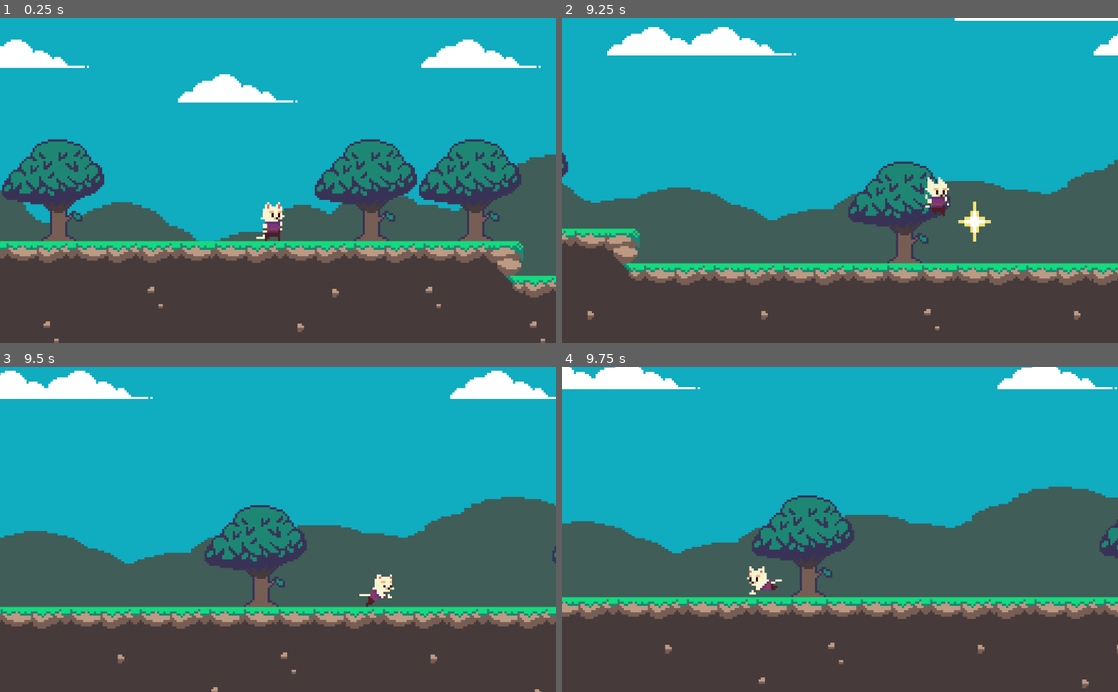
Above: before the commit, frames 1-4 (two rows, left to right).
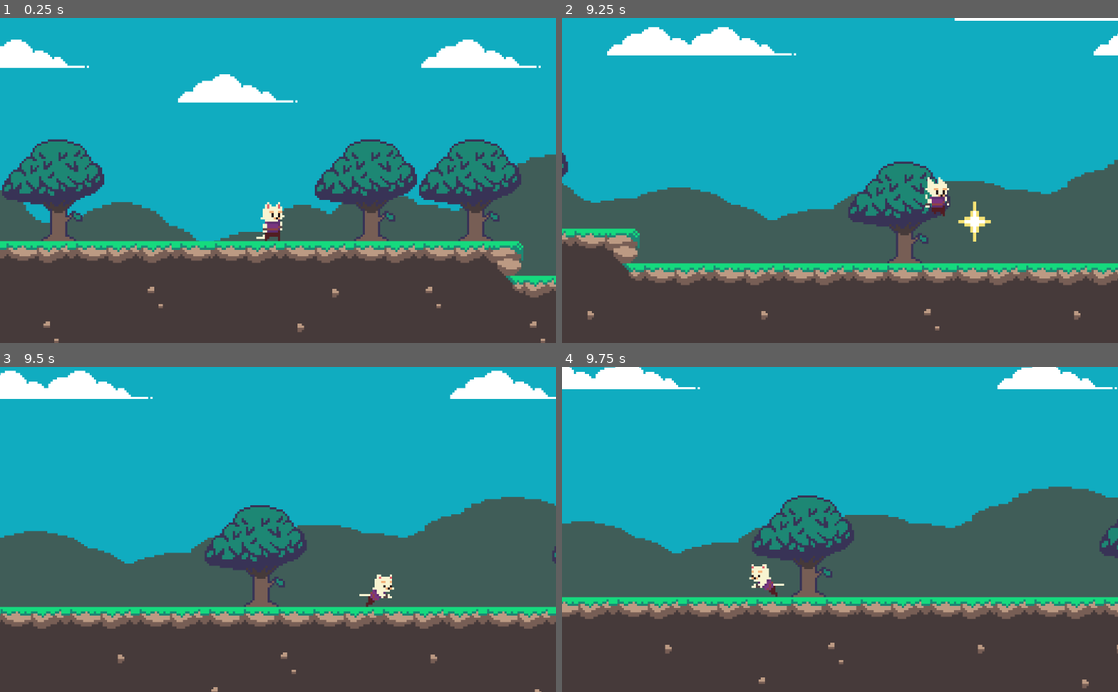
Above: after the commit, the same moments.

Repository: MaximoYT201/Game
Game: Godot game, scene res://Scenes/Mundo1.tscn
Same seed, same stepped clock (60 frames per second), same inputs: the game is played once before the commit and once after it.
Inputs:
- Up to frame 1 (0.25 s): no input
- Up to frame 2 (9.25 s): hold Shift 0.53-1.28 s; hold Right 0.53-2.03 s; tap Space at 0.77, 1.52, 3.02, 3.77, 4.52, 6.02, 6.77, 7.52, 9.02 s; tap J every 1.5 s from 1.35 to 8.85 s; hold Left 2.03-2.78 s; hold Shift 2.03-2.78 s; hold Right 2.78-4.28 s; hold Shift 3.53-4.28 s; hold Left 4.28-5.03 s; hold Right 5.03-5.78 s; hold Shift 5.03-5.78 s; hold Left 5.78-7.28 s; hold Shift 6.53-7.28 s; hold Right from 7.28 s (still down); hold Shift 8.03-8.78 s
- Up to frame 3 (9.5 s): keep holding Right
- Up to frame 4 (9.75 s): release Right at 9.53 s; hold Left from 9.53 s (still down); hold Shift from 9.53 s (still down)

Frames 1-3 are identical in both runs. In frame 4, 0.2% of the frame differs, in the area x 33-40%, y 60-71%.

Commit message:
animacion pequeña del dash

Diff:
--- a/Scenes/Player.tscn
+++ b/Scenes/Player.tscn
@@ -1,10 +1,52 @@
-[gd_scene load_steps=11 format=2]
+[gd_scene load_steps=12 format=2]
 
 [ext_resource path="res://FreeCatCharacterAnimations/1_Cat_Idle-Sheet.png" type="Texture" id=1]
 [ext_resource path="res://FreeCatCharacterAnimations/FreeCatCharacterAnimations/2_Cat_Run-Sheet.png" type="Texture" id=2]
 [ext_resource path="res://FreeCatCharacterAnimations/FreeCatCharacterAnimations/3_Cat_Jump-Sheet.png" type="Texture" id=3]
 [ext_resource path="res://FreeCatCharacterAnimations/FreeCatCharacterAnimations/4_Cat_Fall-Sheet.png" type="Texture" id=4]
 
+[sub_resource type="Animation" id=7]
+resource_name = "Dash"
+length = 0.55
+loop = true
+step = 0.005
+tracks/0/type = "value"
+tracks/0/path = NodePath("Sprite:texture")
+tracks/0/interp = 1
+tracks/0/loop_wrap = true
+tracks/0/imported = false
+tracks/0/enabled = true
+tracks/0/keys = {
+"times": PoolRealArray( 0 ),
+"transitions": PoolRealArray( 1 ),
+"update": 1,
+"values": [ ExtResource( 2 ) ]
+}
+tracks/1/type = "value"
+tracks/1/path = NodePath("Sprite:hframes")
+tracks/1/interp = 1
+tracks/1/loop_wrap = true
+tracks/1/imported = false
+tracks/1/enabled = true
+tracks/1/keys = {
+"times": PoolRealArray( 0 ),
+"transitions": PoolRealArray( 1 ),
+"update": 1,
+"values": [ 10 ]
+}
+tracks/2/type = "value"
+tracks/2/path = NodePath("Sprite:frame")
+tracks/2/interp = 1
+tracks/2/loop_wrap = true
+tracks/2/imported = false
+tracks/2/enabled = true
+tracks/2/keys = {
+"times": PoolRealArray( 0, 0.07, 0.125, 0.18, 0.235, 0.3, 0.355, 0.415, 0.475 ),
+"transitions": PoolRealArray( 1, 1, 1, 1, 1, 1, 1, 1, 1 ),
+"update": 1,
+"values": [ 0, 1, 2, 3, 4, 5, 6, 7, 8 ]
+}
+
 [sub_resource type="Animation" id=5]
 resource_name = "Fall"
 length = 0.7
@@ -220,6 +262,7 @@
 
 [node name="AnimationPlayer" type="AnimationPlayer" parent="."]
 playback_speed = 1.5
+anims/Dash = SubResource( 7 )
 anims/Fall = SubResource( 5 )
 anims/Idle = SubResource( 2 )
 anims/Jump = SubResource( 6 )
--- a/Scrips/Player.gd
+++ b/Scrips/Player.gd
@@ -15,11 +15,11 @@
 export var dash_speed = 500
 export var dash_duration = 0.15
 var is_dashing = false
-var can_dash_cooldown = true # Controla el tiempo de recarga
+var can_dash_cooldown = true
 
 # --- Lógica de Doble Salto ---
 var saltos_realizados = 0
-var max_saltos = 1 # Cambia a 2 cuando consigas la habilidad
+var max_saltos = 1
 var can_double_jump_cooldown = true
 
 var velocity = Vector2()
@@ -30,7 +30,6 @@
 onready var sprite_2d = $Sprite
 
 func _physics_process(delta):
-	# Si estamos en Dash, ignoramos el resto del movimiento
 	if is_dashing:
 		velocity = move_and_slide(velocity, Vector2.UP)
 		return
@@ -43,41 +42,32 @@
 
 	velocity.x = move_dir * speed
 
-	# ENTRADAS DE SALTO
 	var jump_just_pressed = Input.is_key_pressed(KEY_SPACE) or Input.is_key_pressed(KEY_W) or Input.is_key_pressed(KEY_UP)
 	var holding_jump = Input.is_key_pressed(KEY_SPACE) or Input.is_key_pressed(KEY_W) or Input.is_key_pressed(KEY_UP)
-
-	# ENTRADA DE DASH (Shift o J)
 	var dash_pressed = Input.is_key_pressed(KEY_SHIFT) or Input.is_key_pressed(KEY_J)
 
-	# 3. VOLTEAR EL SPRITE
 	if move_dir == 1:
 		sprite_2d.flip_h = false
 	elif move_dir == -1:
 		sprite_2d.flip_h = true
 
-	# 4. LÓGICA DE DASH (Solo si no está saltando y tiene la habilidad)
 	if dash_pressed and tiene_dash and can_dash_cooldown and move_dir != 0:
 		ejecutar_dash(move_dir)
-		return # Detiene el resto del código para que el dash sea prioritario
+		return
 
-	# 5. LÓGICA DE SALTO (Normal y Doble)
 	if is_on_floor():
 		is_jumping = false
 		saltos_realizados = 0
 		if jump_just_pressed:
 			saltar()
 	else:
-		# Lógica de Doble Salto
 		if jump_just_pressed and tiene_doble_salto and saltos_realizados < max_saltos and can_double_jump_cooldown:
 			saltar()
 			iniciar_cooldown_doble_salto()
 
-		# Salto variable
 		if is_jumping and not holding_jump and velocity.y < jump_limit:
 			velocity.y = jump_limit
 
-		# Gravedad
 		if velocity.y < 0 and not holding_jump:
 			velocity.y += jump_cutoff_gravity * delta
 		else:
@@ -90,40 +80,50 @@
 	velocity.y = jump_speed
 	is_jumping = true
 	saltos_realizados += 1
+	# Reiniciar animación de salto para el doble salto
+	if saltos_realizados > 1 and animation_player.has_animation("Jump"):
+		animation_player.stop()
+		animation_player.play("Jump")
 
 func ejecutar_dash(dir):
 	is_dashing = true
 	can_dash_cooldown = false
 	velocity.x = dir * dash_speed
-	velocity.y = 0 # El dash es horizontal puro
+	velocity.y = 0
 
 	if animation_player.has_animation("Dash"):
 		animation_player.play("Dash")
 
-	# Tiempo que dura el impulso
 	yield(get_tree().create_timer(dash_duration), "timeout")
 	is_dashing = false
 
-	# Tiempo de recarga (Cooldown) del Dash
 	yield(get_tree().create_timer(0.8), "timeout")
 	can_dash_cooldown = true
 
 func iniciar_cooldown_doble_salto():
 	can_double_jump_cooldown = false
-	# Tiempo de recarga para poder hacer otro doble salto (ej: 0.5 seg)
 	yield(get_tree().create_timer(0.5), "timeout")
 	can_double_jump_cooldown = true
 
+# --- FUNCIÓN DE ANIMACIONES ACTUALIZADA ---
 func actualizar_animaciones(direccion):
-	if is_dashing: return # No interrumpir anim de dash
+	# 1. Prioridad: Dash
+	if is_dashing:
+		if animation_player.has_animation("Dash"):
+			animation_player.play("Dash")
+		return
 
+	# 2. Animaciones en el suelo
 	if is_on_floor():
 		if direccion == 0:
 			animation_player.play("Idle")
 		else:
 			animation_player.play("Walk")
+	# 3. Animaciones en el aire
 	else:
 		if velocity.y < 0:
+			# Si tienes una animación de Doble Salto, puedes ponerla aquí
+			# de lo contrario, usará la de Jump normal
 			animation_player.play("Jump")
 		else:
 			animation_player.play("Fall")
